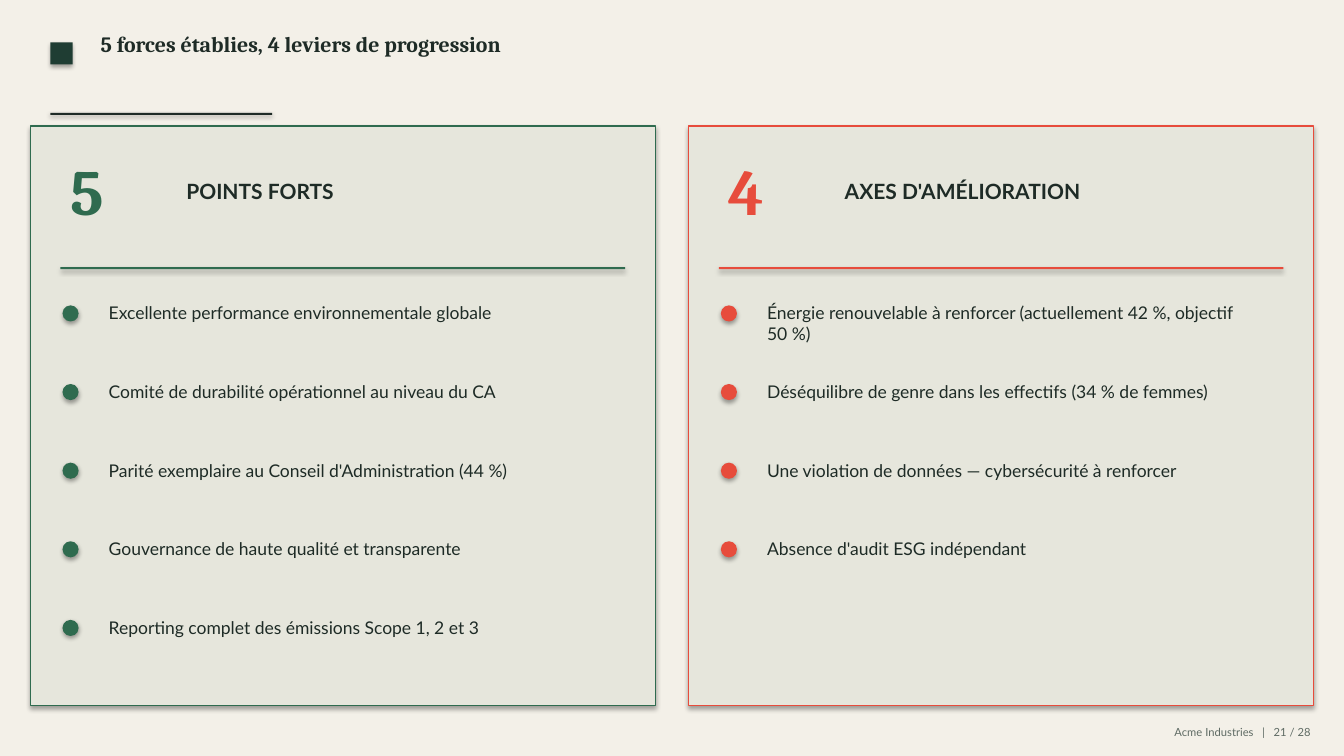
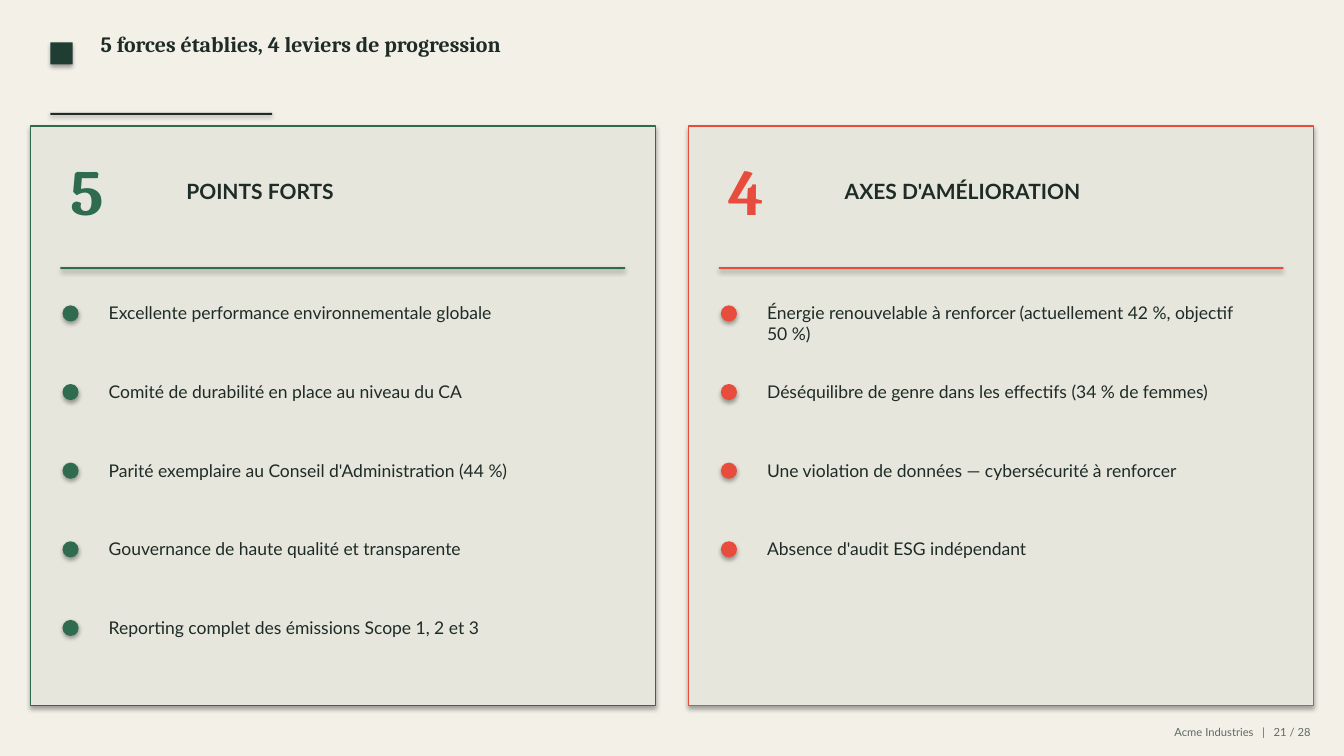
Before and after one commit to mehdiarrais-bot/Ethereal-ESG, a slide deck: slide 21 of examples/Presentation.pptx. Drawn at 1344x756 pixels with LibreOffice and Linux fonts; fonts in the diff are those of the drawing. Boxes give left, top, right and bottom in pixels: in the first picture for what was removed or moved away, otherwise in the second. Text is boxed around its words. In the diff, an @@ line names an element or a change of style, - is before the commit and + after.

```diff
--- a/examples/Presentation.pptx
+++ b/examples/Presentation.pptx
@@ text at (109, 385, 462, 401): text changed @@
-Comité de durabilité opérationnel au niveau du CA
+Comité de durabilité en place au niveau du CA
```
Also in this commit, not shown: 18 other files.
